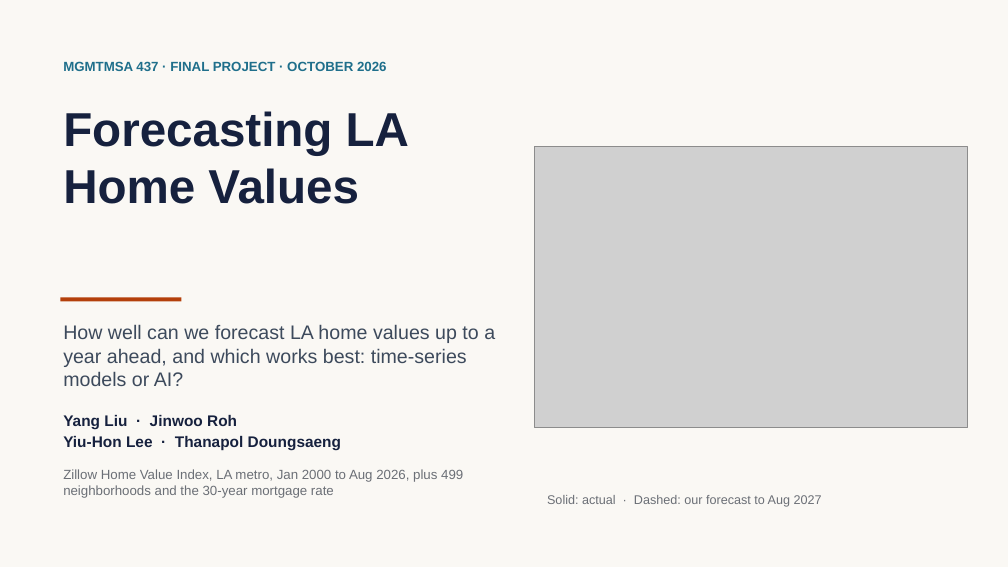
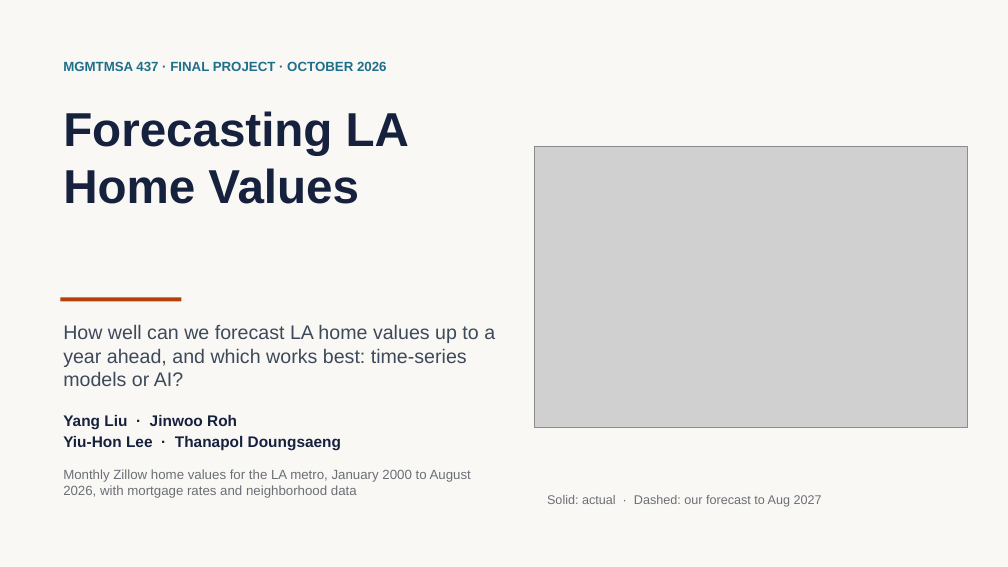
Before and after one commit to neiltd/la-housing-forecast, a slide deck: slide 1 of slides/LA_home_values_slides.pptx. Drawn at 1008x567 pixels with LibreOffice and Linux fonts; fonts in the diff are those of the drawing; grey boxes stand for pictures. Boxes give left, top, right and bottom in pixels: in the first picture for what was removed or moved away, otherwise in the second. Text is boxed around its words. In the diff, an @@ line names an element or a change of style, - is before the commit and + after.

```diff
--- a/slides/LA_home_values_slides.pptx
+++ b/slides/LA_home_values_slides.pptx
@@ text at <box>63,469,471,498</box>: text changed @@
-Zillow Home Value Index, LA metro, Jan 2000 to Aug 2026, plus 499 neighborhoods and the 30-year mortgage rate
+Monthly Zillow home values for the LA metro, January 2000 to August 2026, with mortgage rates and neighborhood data
```
Also in this commit, not shown: 9 other slides changed, 3 other files.
